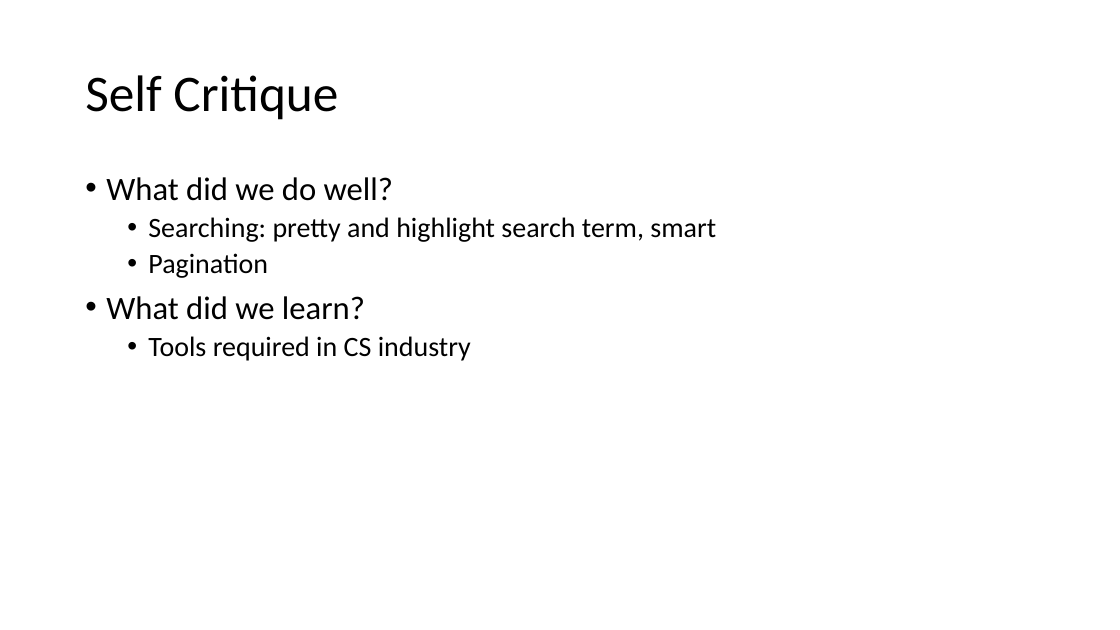
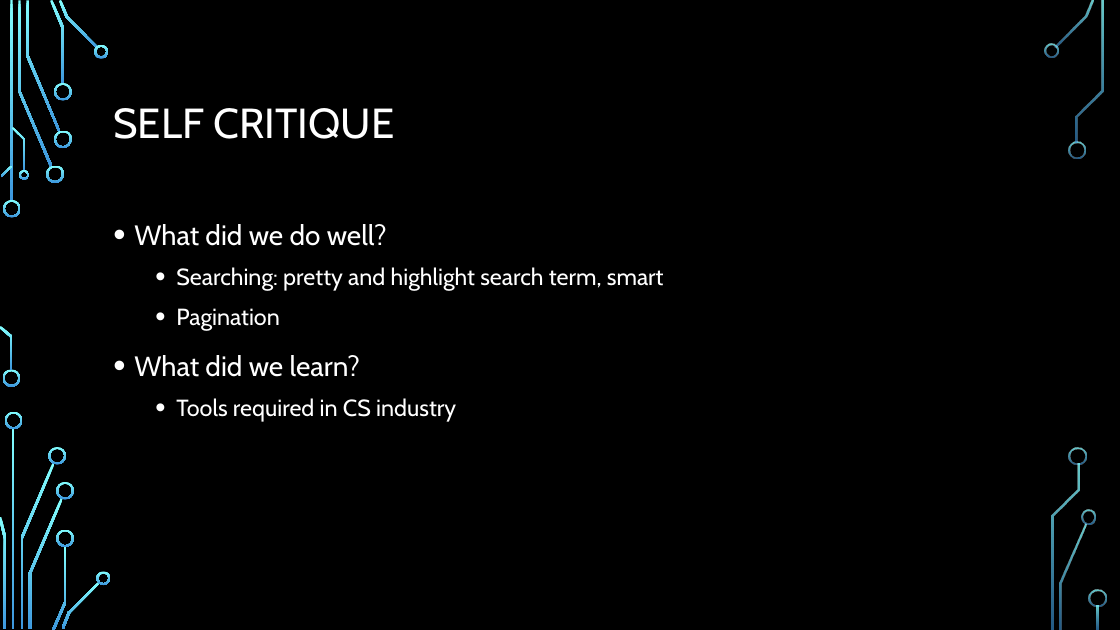
Before and after one commit to pdiemi/mibrary, a slide deck: slide 9 of Mibrary.pptx (slide 4 before the commit). Drawn at 1120x630 pixels with LibreOffice and Linux fonts; fonts in the diff are those of the drawing; background and template pictures are left out. Boxes give left, top, right and bottom in pixels: in the first picture for what was removed or moved away, otherwise in the second. Text is boxed around its words. In the diff, an @@ line names an element or a change of style, - is before the commit and + after.

```diff
--- a/Mibrary.pptx
+++ b/Mibrary.pptx
@@ background #FFFFFF to picture (left out) @@
@@ title at <box>113,108,394,139</box>: text changed; size 44 to 36 pt; font Calibri to Cabin; text colour #000000 to #FFFFFF @@
-Self Critique
+SELF CRITIQUE
@@ text "What did we do well?": place and size @@
-text "What did we do well?" at <box>106,177,716,361</box>
+text "What did we do well?" at <box>134,224,664,422</box>
@@ text "What did we do well?" at <box>134,224,664,422</box>: size 28 to 24 pt in "What did we do well?", "What did we learn?"; font Calibri to Cabin, text colour #000000 to #FFFFFF; size 24 to 20 pt in "Searching: pretty and highlight search term, smart", "Pagination", "Tools required in CS industry"; line spacing 0.9 to 1.2 @@
@@ group added at <box>0,0,1107,630</box>: 33 freeform shapes, 3 rectangles @@
```
Also in this commit, not shown: 6 other slides changed, 5 slides added.
